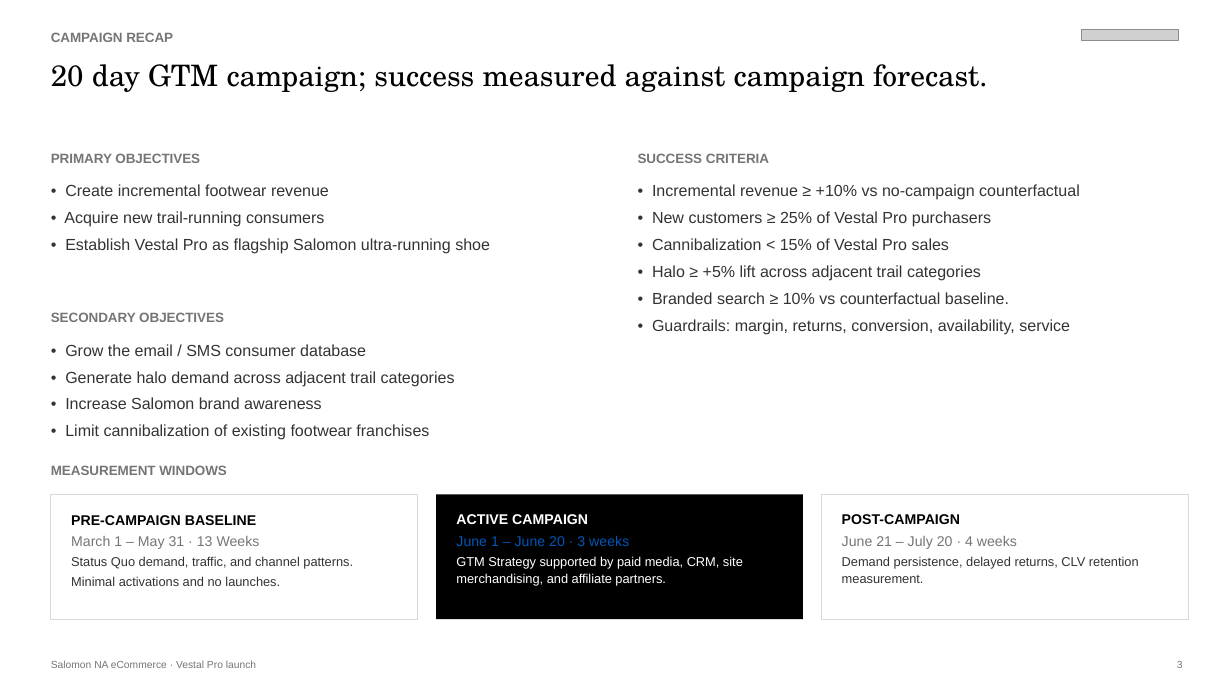
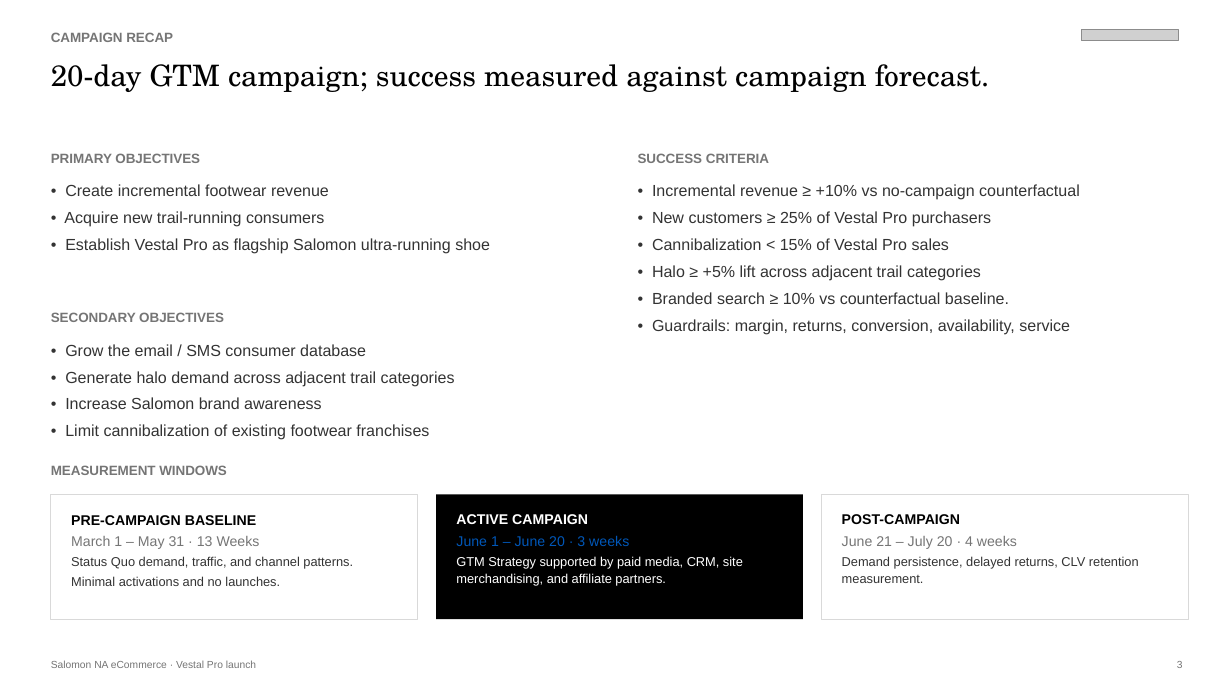
Before and after one commit to andersone17/salomon_case, a slide deck: slide 2 of deliverables/VestalPro_Campaign_Readout.pptx. Drawn at 1232x693 pixels with LibreOffice and Linux fonts; fonts in the diff are those of the drawing; grey boxes stand for pictures. Boxes give left, top, right and bottom in pixels: in the first picture for what was removed or moved away, otherwise in the second. Text is boxed around its words. In the diff, an @@ line names an element or a change of style, - is before the commit and + after.

```diff
--- a/deliverables/VestalPro_Campaign_Readout.pptx
+++ b/deliverables/VestalPro_Campaign_Readout.pptx
@@ text at (51,64,989,92): text changed @@
-20 day GTM campaign; success measured against campaign forecast.
+20-day GTM campaign; success measured against campaign forecast.
```
Also in this commit, not shown: 5 other slides changed, 8 other files.
